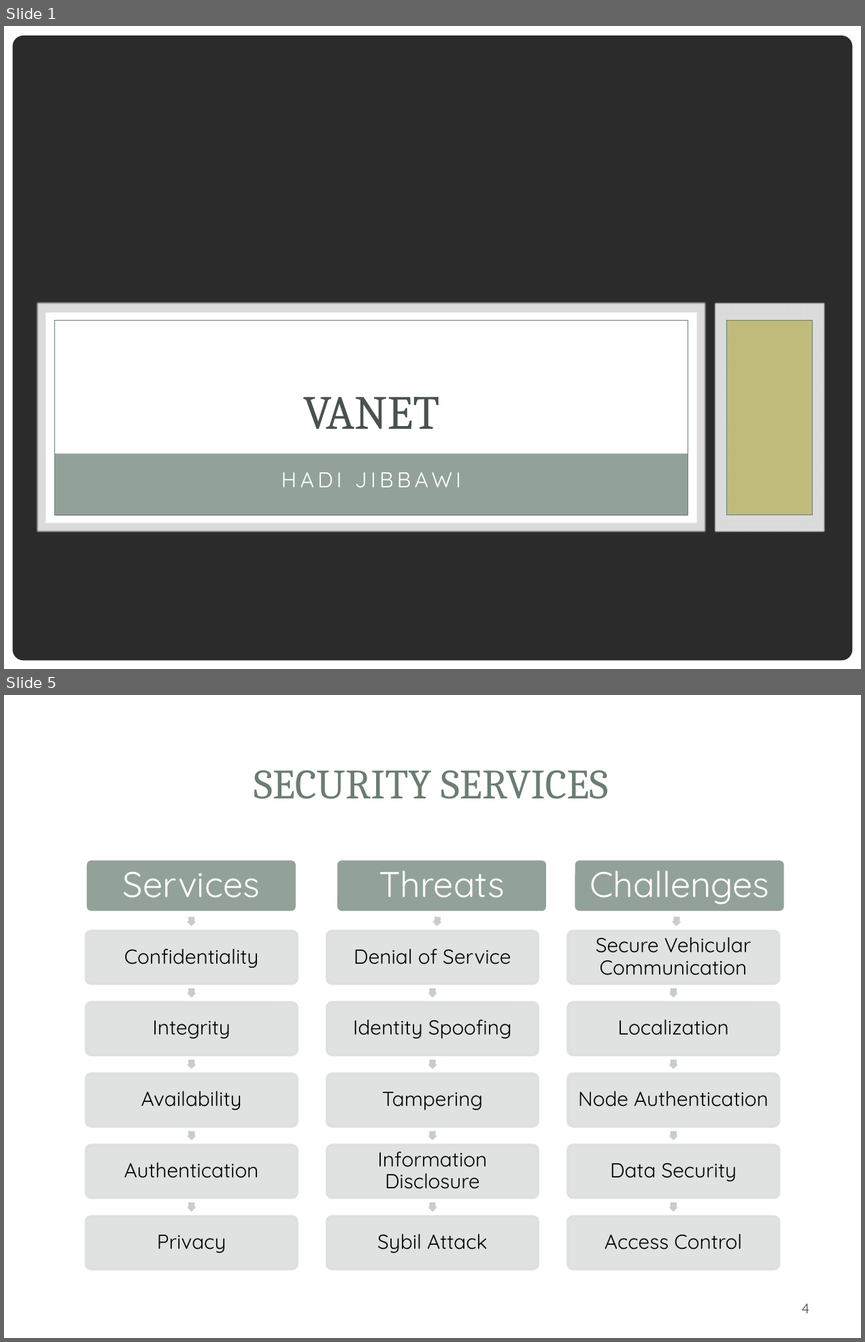
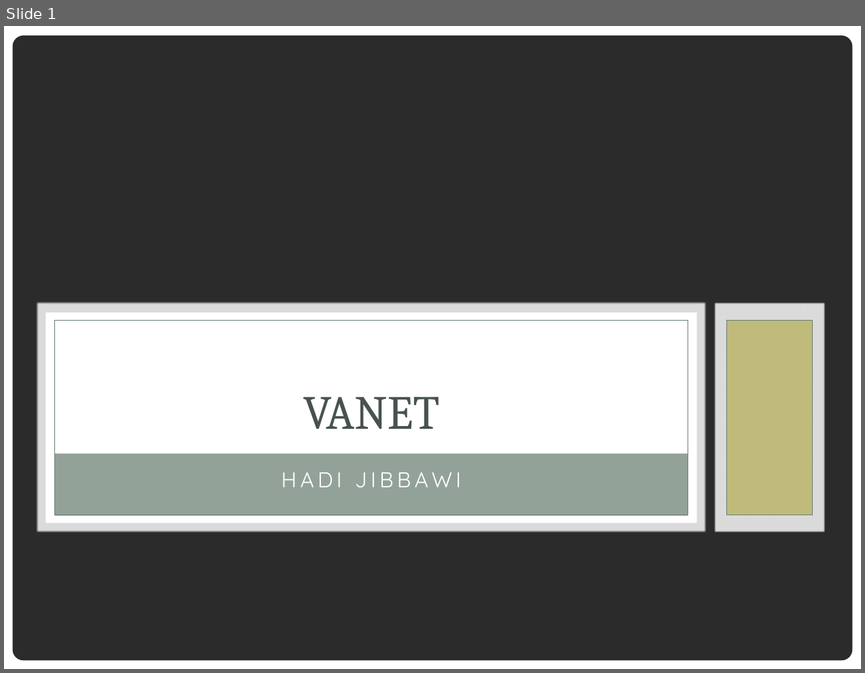
Before and after one commit to HadiJibbawi/uploads, a slide deck: VANET.pptx. Shown one above the other, each under a label of ours: slides 1 and 5 before the commit, slide 1 after it; the slides between them are not shown. The pictures are 865x1342 and 865x673 pixels, drawn with LibreOffice and Linux fonts; fonts in the diff are those of the drawing; background and template pictures are left out; a plain dark background stands for a picture behind light text. Boxes give left, top, right and bottom in pixels: in the first picture for what was removed or moved away, otherwise in the second. Text is boxed around its words. In the diff, an @@ line names an element or a change of style, - is before the commit and + after.

```diff
--- a/VANET.pptx
+++ b/VANET.pptx
@@ slide 5 removed at [4,695,861,1338], background picture (left out); not listed: 1 template element that a slide beside it also shows @@
@@ rectangle removed at [30,721,835,845] @@
@@ rectangle removed at [39,730,825,834] @@
@@ title removed at [254,770,608,799] @@
-SECURITY SERVICES
@@ group removed at [86,860,785,1269]: 18 rounded rectangles, 18 texts, 15 right arrows @@
-Services
-Confidentiality
-Integrity
-Availability
-Authentication
-Privacy
-Threats
-Denial of Service
-Identity Spoofing
-Tampering
-Information Disclosure
-Sybil Attack
-Challenges
-Secure Vehicular Communication
-Localization
-Node Authentication
-Data Security
-Access Control
@@ text removed at [802,1303,810,1313] @@
-4
```
Also in this commit, not shown: 4 slides changed, 8 slides added, 1 other slide removed.
